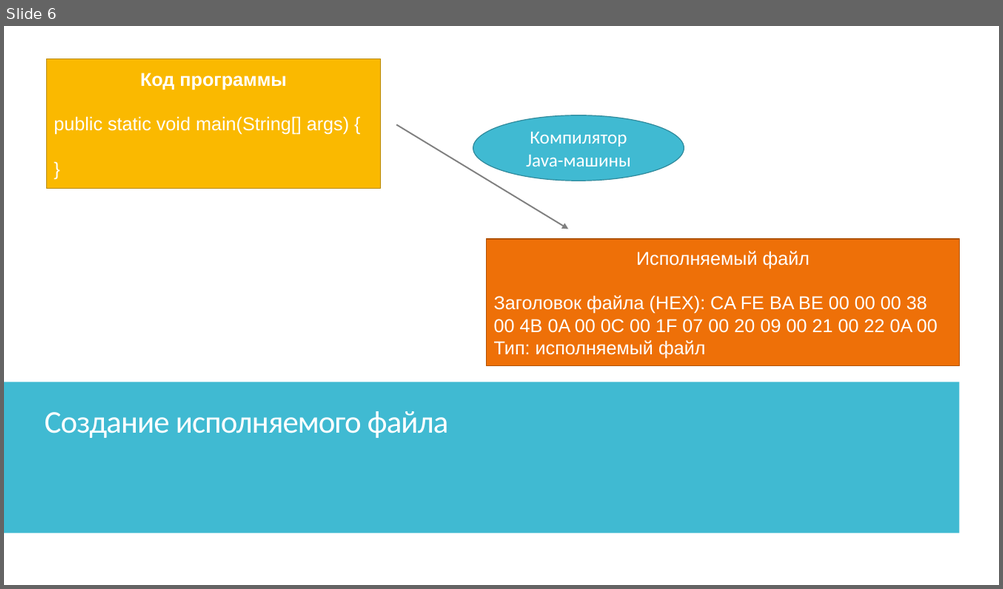
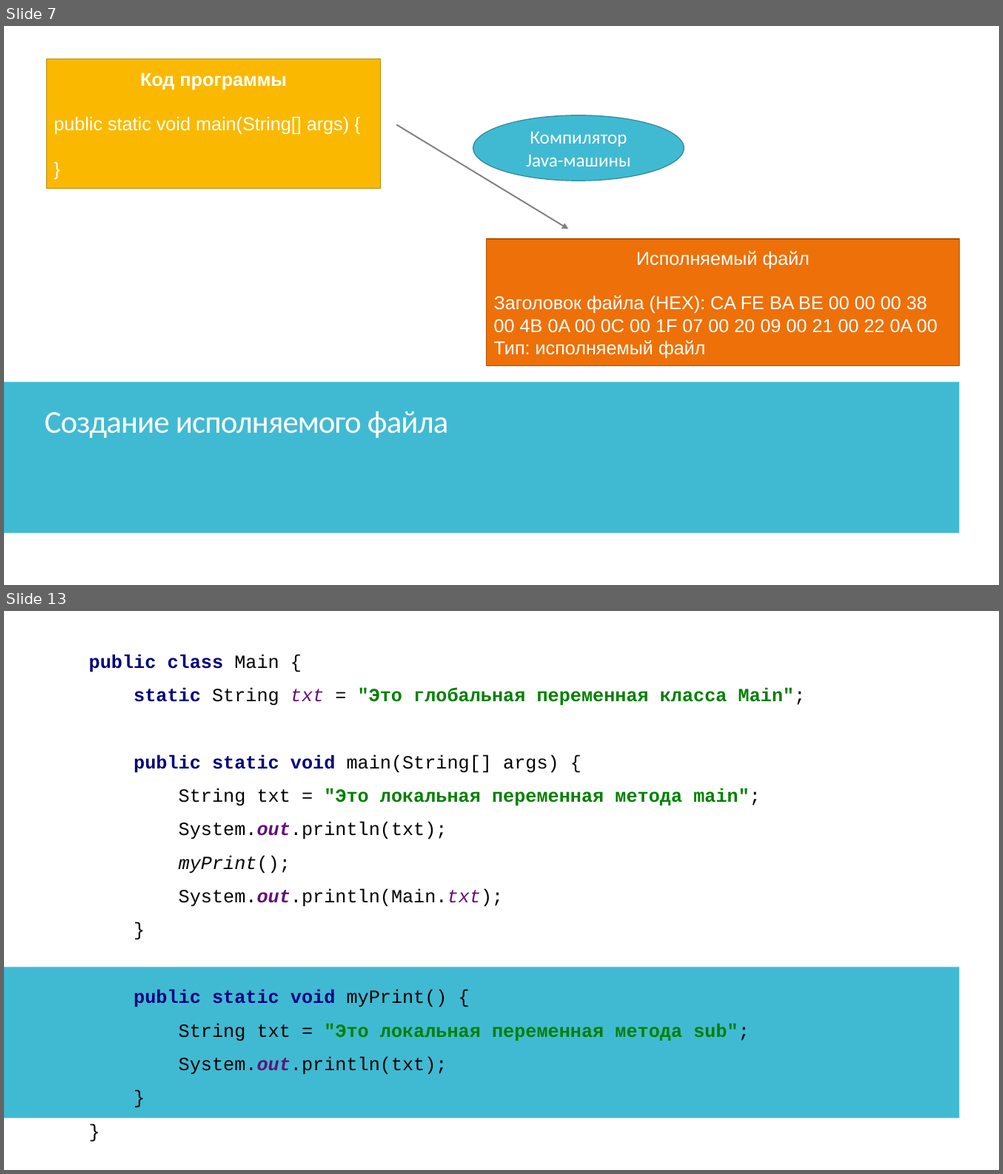
Before and after one commit to IriEfremova/LessonsCube, a slide deck: Samsung/Lesson8/ArraysPracticum.pptx. Shown one above the other, each under a label of ours: slide 6 before the commit, slides 7 and 13 after it; the slides between them are not shown. The pictures are 1003x589 and 1003x1174 pixels, drawn with LibreOffice and Linux fonts; fonts in the diff are those of the drawing. Boxes give left, top, right and bottom in pixels: in the first picture for what was removed or moved away, otherwise in the second. Text is boxed around its words. In the diff, an @@ line names an element or a change of style, - is before the commit and + after.

```diff
--- a/Samsung/Lesson8/ArraysPracticum.pptx
+++ b/Samsung/Lesson8/ArraysPracticum.pptx
@@ slide 13 added at [4,611,999,1170], background #FFFFFF; not listed: 2 template elements that a slide beside it also shows @@
@@ rectangle added at [4,611,999,1170], fill #FFFFFF @@
@@ text added at [89,654,805,1075], 18 pt, text #000000, bold @@
+public class Main {
+static String txt = "Это глобальная переменная класса Main";
+public static void main(String[] args) {
+String txt = "Это локальная переменная метода main";
+System.out.println(txt);
+myPrint();
+System.out.println(Main.txt);
+}
+public static void myPrint() {
+String txt = "Это локальная переменная метода sub";
+System.out.println(txt);
+}
+}
@@ rectangle added at [4,968,959,1119], fill #40BAD2 @@
@@ what was slide 6 is now slide 7 @@
```
Also in this commit, not shown: 1 slide changed, 6 other slides added, 17 slides removed, 5 other files.
